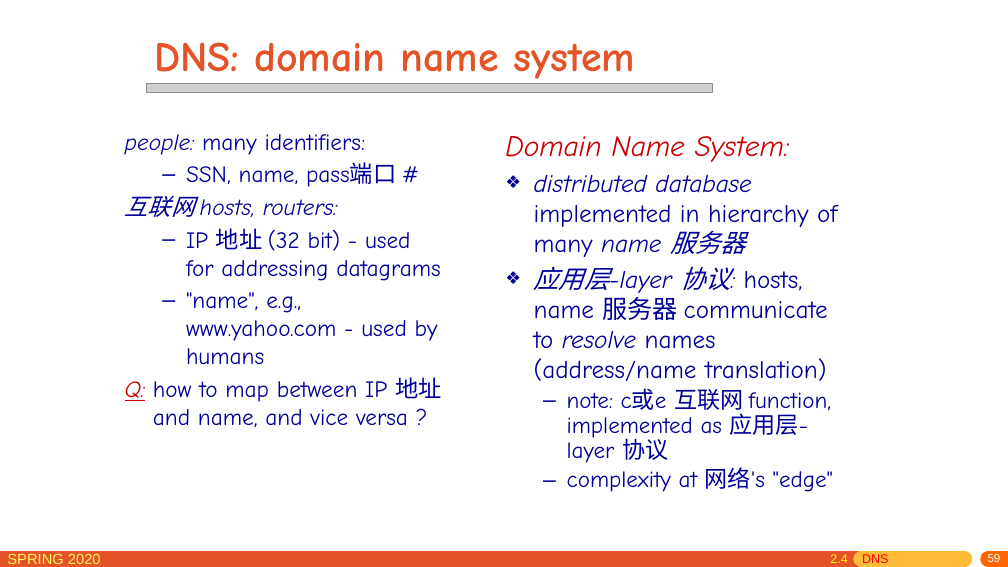
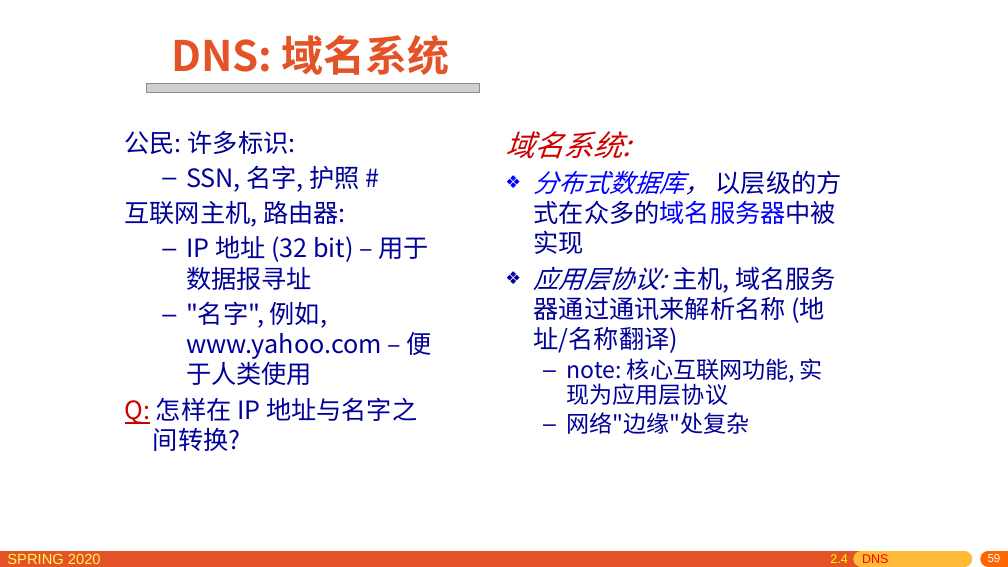
Before and after one commit to network-distributed/presentations, a slide deck: slide 59 of chapter2_cn.pptx. Drawn at 1008x567 pixels with LibreOffice and Linux fonts; fonts in the diff are those of the drawing; grey boxes stand for pictures. Boxes give left, top, right and bottom in pixels: in the first picture for what was removed or moved away, otherwise in the second. Text is boxed around its words. In the diff, an @@ line names an element or a change of style, - is before the commit and + after.

```diff
--- a/chapter2_cn.pptx
+++ b/chapter2_cn.pptx
@@ title at [171, 35, 450, 75]: text changed; font Comic Neue to Noto Sans CJK SC @@
-DNS: domain name system
+DNS: 域名系统
@@ picture: place and size @@
-picture at [147, 84, 712, 93]
+picture at [147, 84, 479, 93]
@@ text at [125, 130, 432, 451]: text changed; size 22.2 to 24 pt; font Comic Neue to Noto Sans CJK SC @@
-people: many identifiers:
-  – SSN, name, pass端口 #
-互联网 hosts, routers:
-  – IP 地址 (32 bit) - used for addressing datagrams
-  – "name", e.g., www.yahoo.com - used by humans
-Q: how to map between IP 地址 and name, and vice versa ?
+公民: 许多标识:
+  – SSN, 名字, 护照 #
+互联网主机, 路由器:
+  – IP 地址 (32 bit) – 用于数据报寻址
+  – "名字", 例如, www.yahoo.com – 便于人类使用
+Q: 怎样在 IP 地址与名字之间转换?
@@ text at [505, 131, 842, 434]: text changed; font Comic Neue to Noto Sans CJK SC @@
-Domain Name System:
-❖ distributed database implemented in hierarchy of many name 服务器
-❖ 应用层-layer 协议: hosts, name 服务器 communicate to resolve names (address/name translation)
-  – note: c或e 互联网 function, implemented as 应用层-layer 协议
-  – complexity at 网络's "edge"
+域名系统:
+❖ 分布式数据库， 以层级的方式在众多的域名服务器中被实现
+❖ 应用层协议: 主机, 域名服务器通过通讯来解析名称 (地址/名称翻译)
+  – note: 核心互联网功能, 实现为应用层协议
+  – 网络"边缘"处复杂
```
Also in this commit, not shown: 32 other slides changed, 4 slides added, 3 slides removed, 1 other file.
